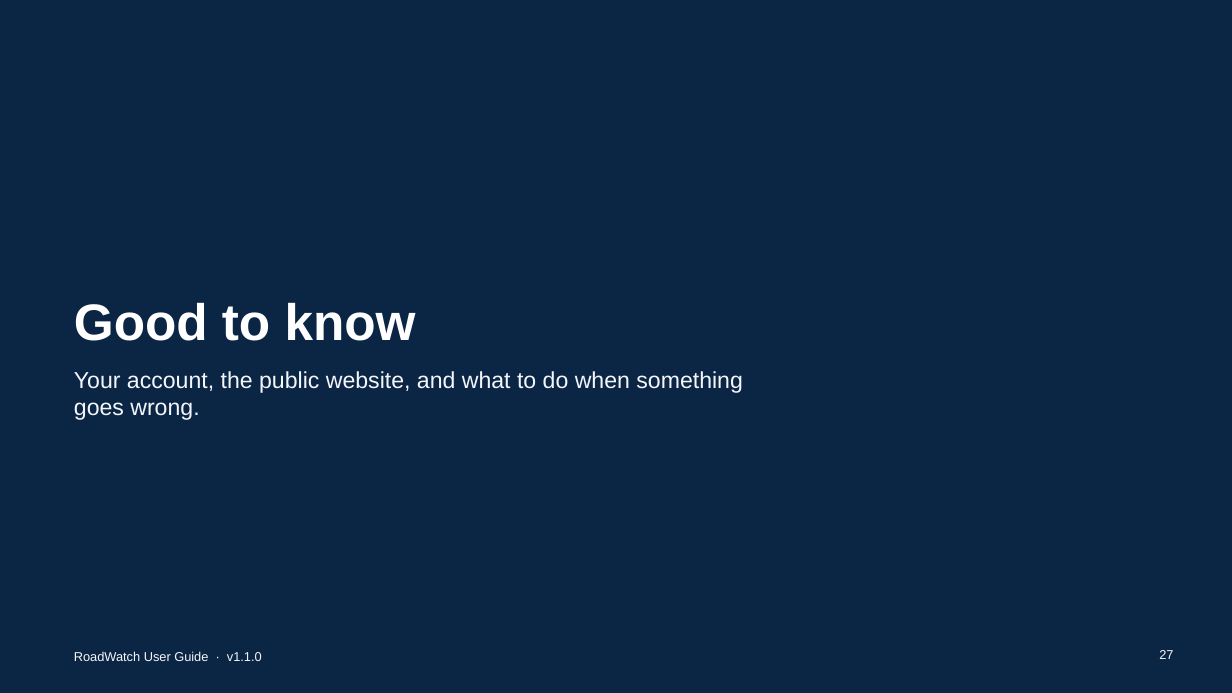
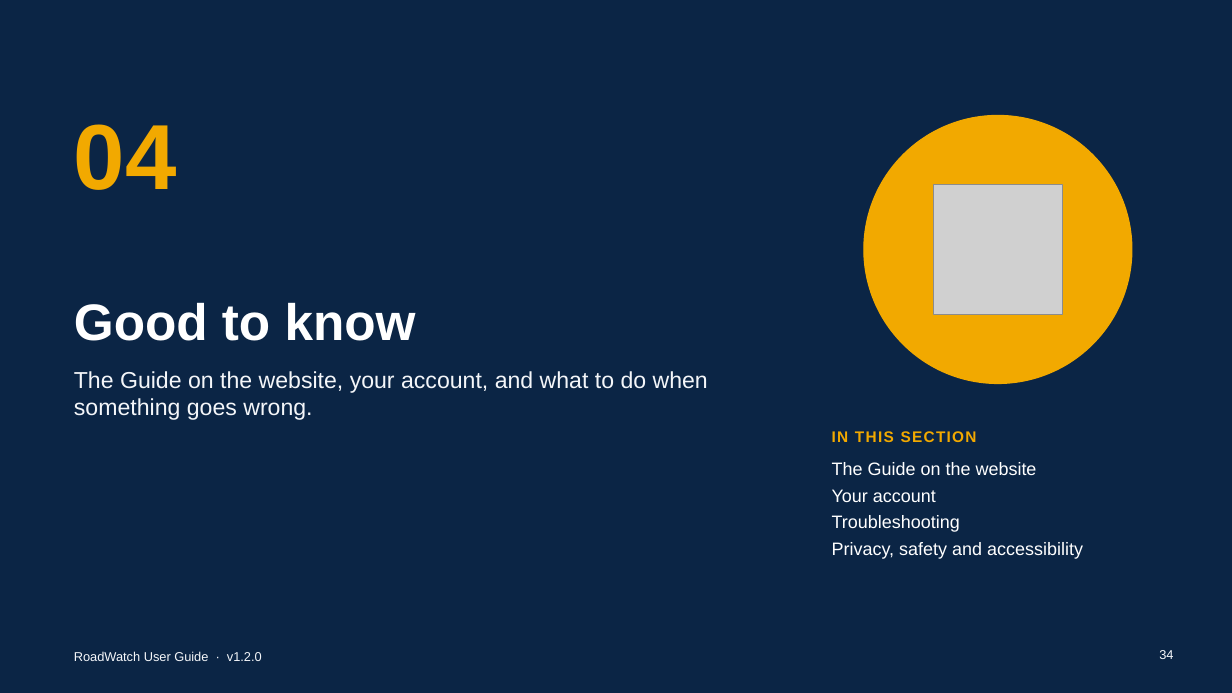
Before and after one commit to l3n8n-ocd/roadwatch, a slide deck: slide 34 of docs/user-guide/RoadWatch-User-Guide.pptx (slide 27 before the commit). Drawn at 1232x693 pixels with LibreOffice and Linux fonts; fonts in the diff are those of the drawing; grey boxes stand for pictures. Boxes give left, top, right and bottom in pixels: in the first picture for what was removed or moved away, otherwise in the second. Text is boxed around its words. In the diff, an @@ line names an element or a change of style, - is before the commit and + after.

Commit message:
docs: PowerPoint user guide v1.2.0 for every role: what is new, report priority, On duty and nearby alerts, confirm or reject on scene, Users toolbar, alert range, the Guide and Read aloud; new web and app addresses (#26)

```diff
--- a/docs/user-guide/RoadWatch-User-Guide.pptx
+++ b/docs/user-guide/RoadWatch-User-Guide.pptx
@@ ellipse added at (864,116,1132,384), fill #F2A900, outline #F2A900 1 pt @@
@@ text added at (74,124,177,190), 72 pt, text #F2A900, bold @@
+04
@@ picture added at (933,185,1063,314) @@
@@ text at (74,371,708,420): text changed @@
-Your account, the public website, and what to do when something goes wrong.
+The Guide on the website, your account, and what to do when something goes wrong.
@@ text added at (832,431,977,442), 12 pt, text #F2A900, bold @@
+IN THIS SECTION
@@ text added at (832,462,1083,559), 14 pt, text #FFFFFF @@
+The Guide on the website
+Your account
+Troubleshooting
+Privacy, safety and accessibility
@@ text at (74,651,262,661): text changed @@
-RoadWatch User Guide · v1.1.0
+RoadWatch User Guide · v1.2.0
@@ page number at (1159,650,1173,659): text changed @@
-27
+34
```
Also in this commit, not shown: 29 other slides changed, 9 slides added, 1 slide removed, 1 other file.
